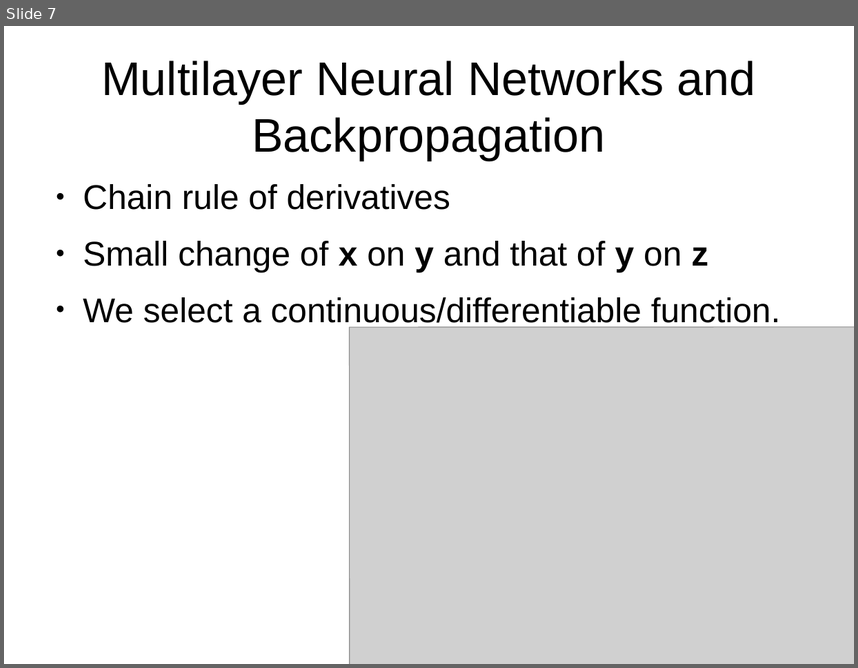
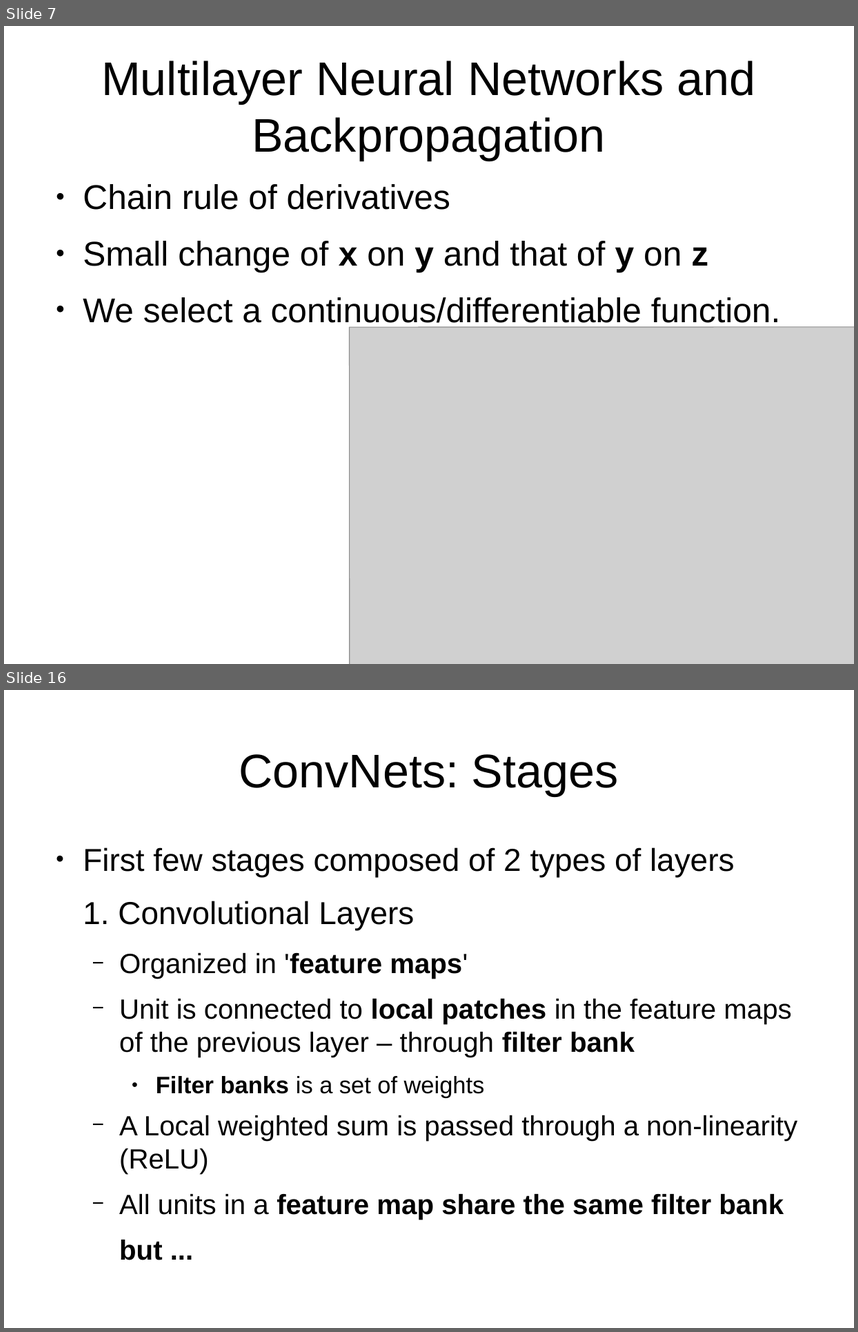
Before and after one commit to amsully/binds_lab, a slide deck: notes/DeepLearningReview_Nature/deep_learning_review.odp. Shown one above the other, each under a label of ours: slide 7 before the commit, slides 7 and 16 after it; the slides between them are not shown. The pictures are 858x668 and 858x1332 pixels, drawn with LibreOffice and Linux fonts; fonts in the diff are those of the drawing; grey boxes stand for pictures. Boxes give left, top, right and bottom in pixels: in the first picture for what was removed or moved away, otherwise in the second. Text is boxed around its words. In the diff, an @@ line names an element or a change of style, - is before the commit and + after.

```diff
--- a/notes/DeepLearningReview_Nature/deep_learning_review.odp
+++ b/notes/DeepLearningReview_Nature/deep_learning_review.odp
@@ slide 16 added at bbox=[4, 690, 854, 1328], background #FFFFFF @@
@@ title added at bbox=[239, 754, 618, 796], 44 pt, text #000000 @@
+ConvNets: Stages
@@ text added at bbox=[83, 847, 797, 1219], 25.9 pt, text #000000 @@
+● First few stages composed of 2 types of layers
+1. Convolutional Layers
+  − Organized in 'feature maps'
+  − Unit is connected to local patches in the feature maps of the previous layer – through filter bank
+    ● Filter banks is a set of weights
+  − A Local weighted sum is passed through a non-linearity (ReLU)
+  − All units in a feature map share the same filter bank
+  but ...
```
Also in this commit, not shown: 1 slide changed, 11 other slides added, 1 other file.
